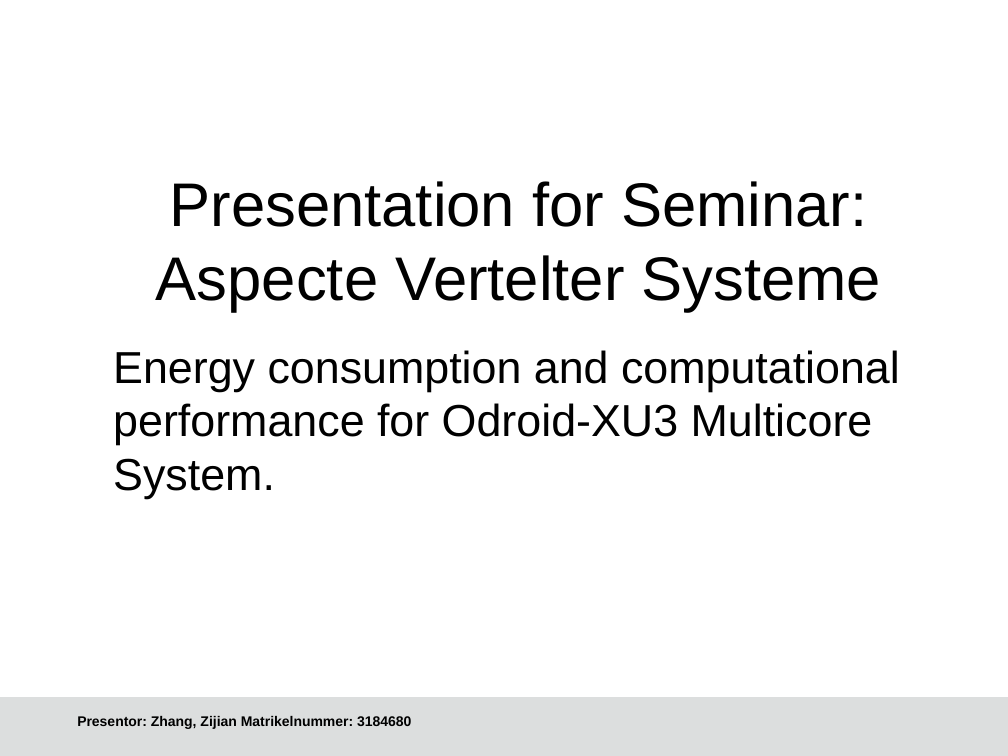
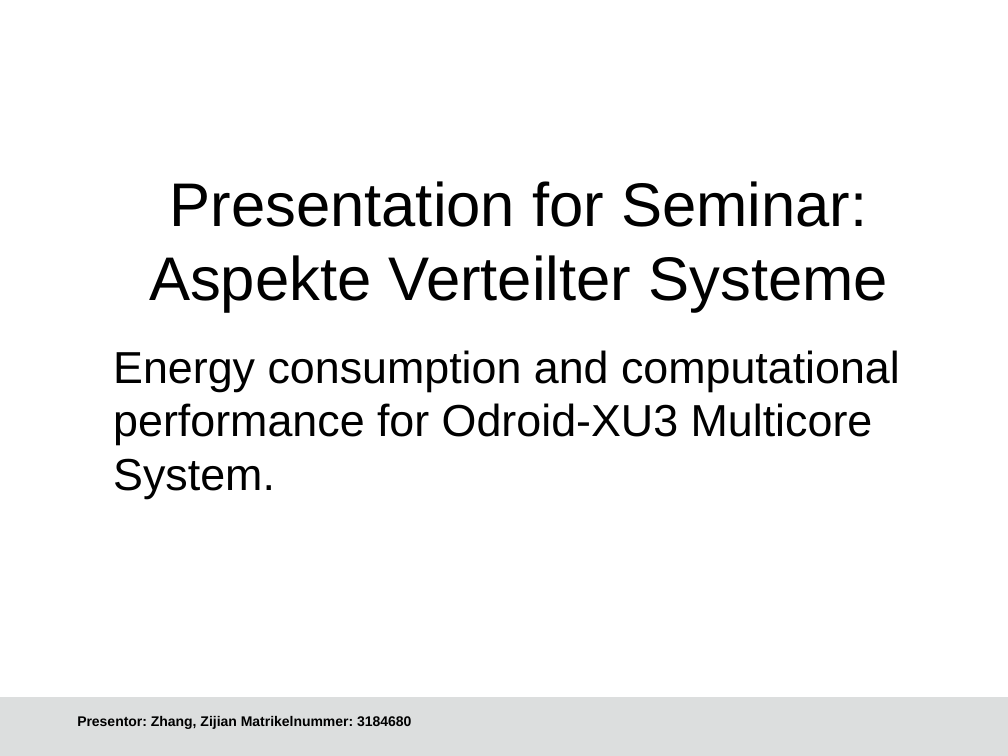
Before and after one commit to JoshuaGhost/hpc_data, a slide deck: slide 1 of presentation/Zhang_Zijian_HPC.odp. Drawn at 1008x756 pixels with LibreOffice and Linux fonts; fonts in the diff are those of the drawing; background and template pictures are left out. Boxes give left, top, right and bottom in pixels: in the first picture for what was removed or moved away, otherwise in the second. Text is boxed around its words. In the diff, an @@ line names an element or a change of style, - is before the commit and + after.

```diff
--- a/presentation/Zhang_Zijian_HPC.odp
+++ b/presentation/Zhang_Zijian_HPC.odp
@@ title at [149,181,887,311]: text changed @@
-Presentation for Seminar:
-Aspecte Vertelter Systeme
+Presentation for Seminar:
+Aspekte Verteilter Systeme
```
Also in this commit, not shown: 5 other slides changed, 2 slides added, 14 other files.
